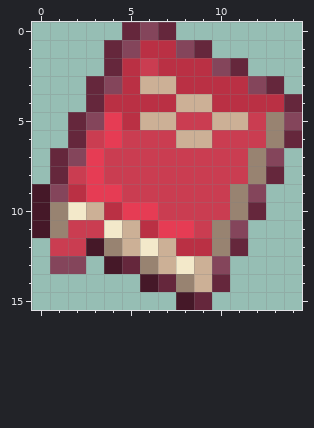
Pixel-art sprite -- Content/Aether/Items/Ledger.png. The first picture shows the starting point.
The file is 30x32 pixels, drawn in blocks of 2x2; one block is one cell here.
After:
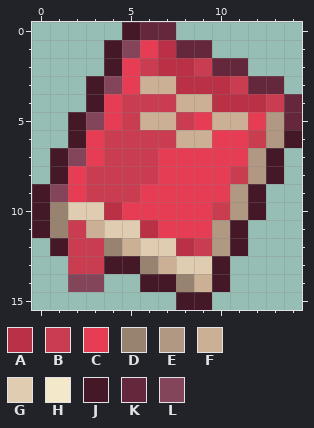
Palette (. is transparent): A #ba3044  B #ca3d51  C #e63c54  D #988371  E #b19882  F #ccb096  G #e0cdb1  H #f3e9ca  J #451828  K #65273c  L #84455b
Diff:
The author put colour B in row 13 at x 3.
Colour A becomes colour B in row 2 at x 9; in row 3 at x 11; in row 4 at x 5 to 7 and 13; in row 5 at x 5; in row 12 at x 9.
Colour C becomes colour B in row 6 at x 4; in row 8 at x 3; in row 9 at x 3 to 4.
Colour J becomes colour B in row 12 at x 3.
Colour L becomes colour B in row 13 at x 2.
Colour A becomes colour C in row 1 at x 6; in rows 2 to 3 at x 5; in row 4 at x 4; in row 9 at x 2.
Colour B becomes colour C in row 5 at x 9 and 12; in row 6 at x 3 and 10 to 11; in row 7 at x 7 to 11; in row 8 at x 2 and 7 to 10; in row 9 at x 6 to 10; in row 10 at x 7 to 9.
Colour B becomes colour C in row 11 at x 9.
Colour D becomes colour E in rows 5 to 6 at x 13; in rows 7 to 8 at x 12; in rows 9 to 10 at x 11; in rows 11 to 12 at x 10.
Colour B becomes colour F in row 11 at x 3.
Colour F becomes colour G in row 10 at x 3; in row 11 at x 5; in row 12 at x 7; in row 13 at x 9.
Colour H becomes colour G in row 10 at x 2; in row 11 at x 4; in row 12 at x 6; in row 13 at x 8.
Colour B becomes colour J in row 12 at x 1.
Colour K becomes colour J in row 0 at x 5; in rows 1 to 2 at x 4; in rows 3 to 4 at x 3; in row 5 at x 2; in row 6 at x 2 and 14; in row 7 at x 1.
Colour K becomes colour J in row 8 at x 1 and 13; in row 10 at x 12; in row 12 at x 11; in row 13 at x 5; in row 14 at x 7 and 10; in row 15 at x 9.
Colour L becomes colour J in row 7 at x 13; in row 9 at x 12; in row 11 at x 11; in row 13 at x 10.
Colour L becomes colour K in row 0 at x 6; in row 1 at x 8; in row 2 at x 10; in row 3 at x 12; in row 5 at x 14.
The author put colour L in row 14 at x 2 to 3.
Colour L is gone in row 13 at x 1.
